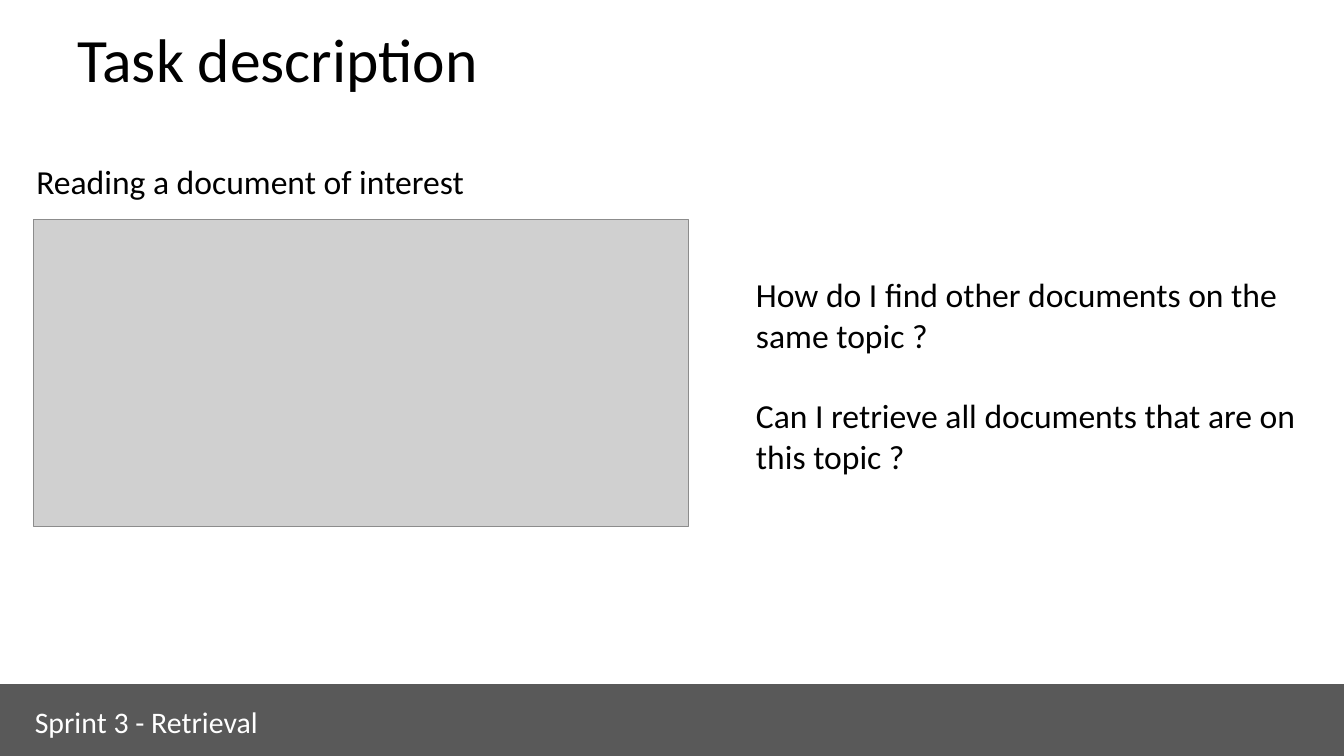
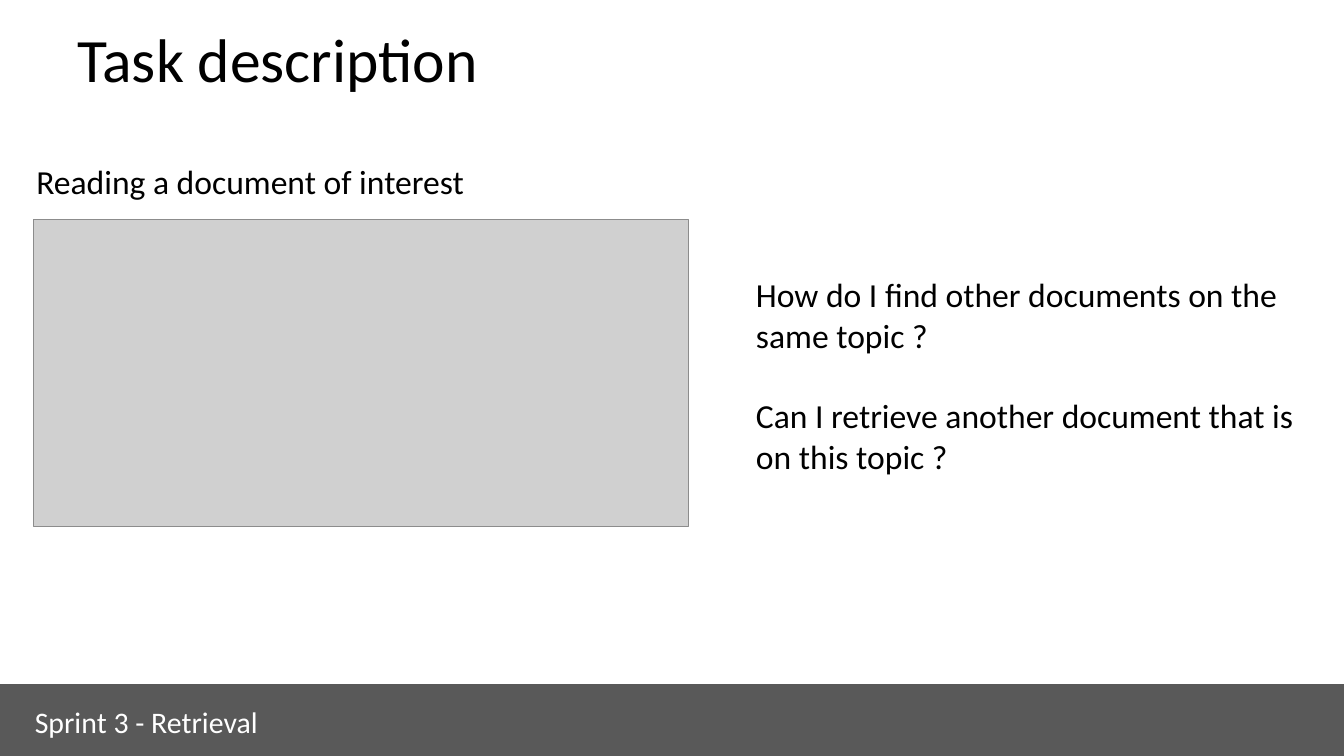
Before and after one commit to ua-dsf/ML_sprint, a slide deck: slide 4 of sprint3_retrieval/module3_retrieval.pptx. Drawn at 1344x756 pixels with LibreOffice and Linux fonts; fonts in the diff are those of the drawing; grey boxes stand for pictures. Boxes give left, top, right and bottom in pixels: in the first picture for what was removed or moved away, otherwise in the second. Text is boxed around its words. In the diff, an @@ line names an element or a change of style, - is before the commit and + after.

```diff
--- a/sprint3_retrieval/module3_retrieval.pptx
+++ b/sprint3_retrieval/module3_retrieval.pptx
@@ text at (756, 404, 1293, 475): text changed @@
-Can I retrieve all documents that are on this topic ?
+Can I retrieve another document that is on this topic ?
```
Also in this commit, not shown: 1 other file.
